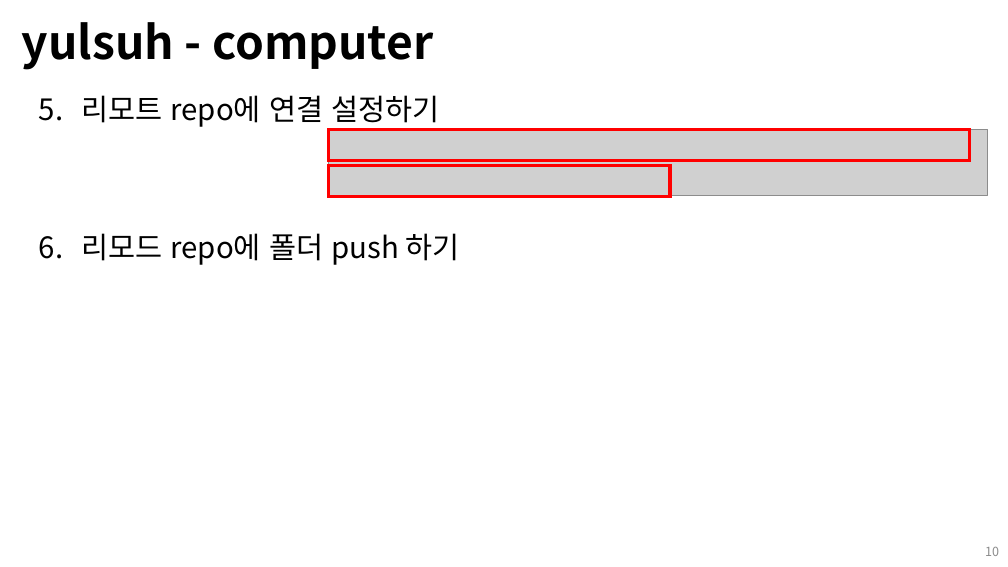
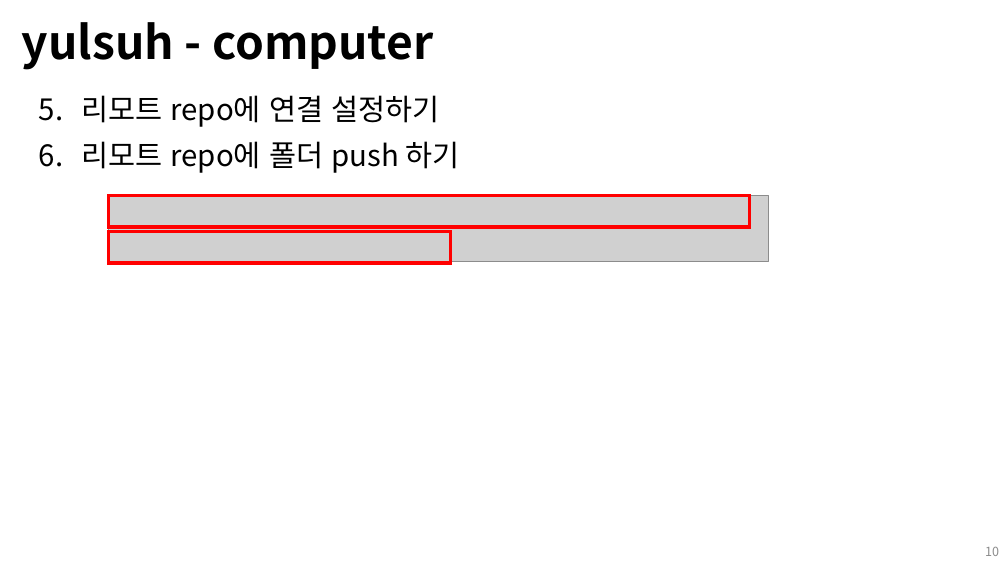
Before and after one commit to Open-Source-Programming/OpenSource-Lec, a slide deck: slide 10 of 11-GitHub3-협업.pptx. Drawn at 1008x567 pixels with LibreOffice and Linux fonts; fonts in the diff are those of the drawing; grey boxes stand for pictures; background and template pictures are left out. Boxes give left, top, right and bottom in pixels: in the first picture for what was removed or moved away, otherwise in the second. Text is boxed around its words. In the diff, an @@ line names an element or a change of style, - is before the commit and + after.

```diff
--- a/11-GitHub3-협업.pptx
+++ b/11-GitHub3-협업.pptx
@@ text at [81,141,459,173]: text changed @@
-6. 리모드 repo에 폴더 push 하기
+6. 리모트 repo에 폴더 push 하기
@@ 2 rectangles, 1 picture: place and size @@
-2 rectangles, 1 picture at [329,129,988,197]
+2 rectangles, 1 picture at [109,196,768,263]
```
Also in this commit, not shown: 5 other slides changed, 1 slide added.
